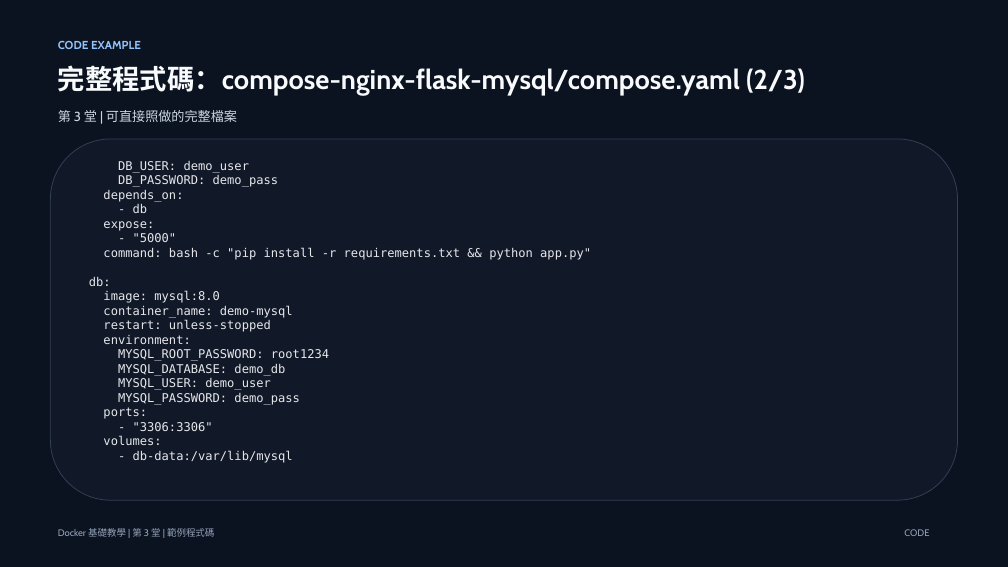
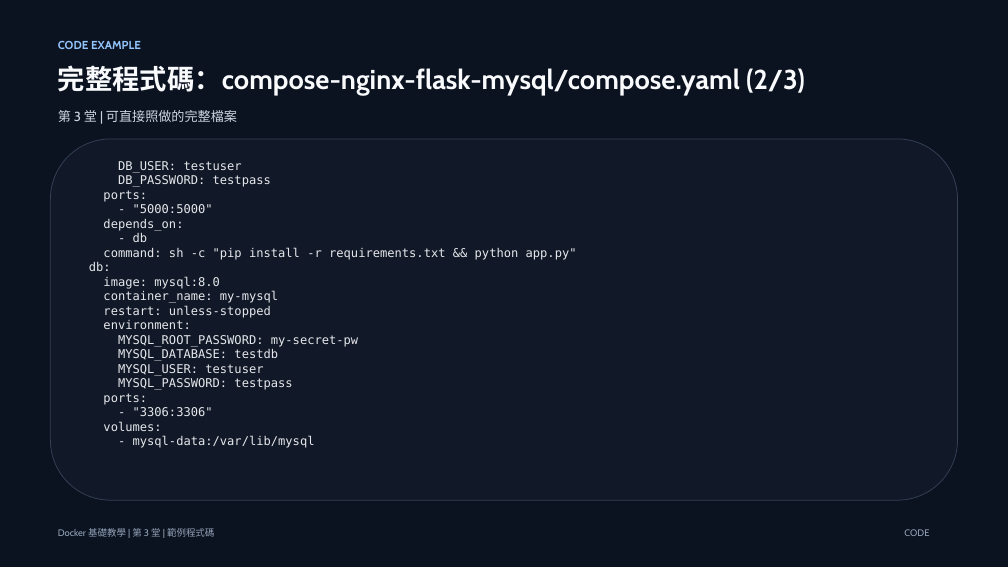
Before and after one commit to lalalalaluk/docker-practice, a slide deck: slide 60 of slides/docker-session3-mysql-compose.pptx. Drawn at 1008x567 pixels with LibreOffice and Linux fonts; fonts in the diff are those of the drawing. Boxes give left, top, right and bottom in pixels: in the first picture for what was removed or moved away, otherwise in the second. Text is boxed around its words. In the diff, an @@ line names an element or a change of style, - is before the commit and + after.

```diff
--- a/slides/docker-session3-mysql-compose.pptx
+++ b/slides/docker-session3-mysql-compose.pptx
@@ text at (103,161,271,213): text changed @@
-DB_USER: demo_user
-DB_PASSWORD: demo_pass
+DB_USER: testuser
+DB_PASSWORD: testpass
+ports:
+- "5000:5000"
@@ text at (103,247,577,260): text changed @@
-expose:
-- "5000"
-command: bash -c "pip install -r requirements.txt && python app.py"
+command: sh -c "pip install -r requirements.txt && python app.py"
@@ text at (103,291,278,303): text changed @@
-container_name: demo-mysql
+container_name: my-mysql
@@ text at (118,335,358,390): text changed @@
-MYSQL_ROOT_PASSWORD: root1234
-MYSQL_DATABASE: demo_db
-MYSQL_USER: demo_user
-MYSQL_PASSWORD: demo_pass
+MYSQL_ROOT_PASSWORD: my-secret-pw
+MYSQL_DATABASE: testdb
+MYSQL_USER: testuser
+MYSQL_PASSWORD: testpass
@@ text at (133,436,315,448): text changed @@
-- db-data:/var/lib/mysql
+- mysql-data:/var/lib/mysql
```
Also in this commit, not shown: 21 other slides changed, 4 other files.
